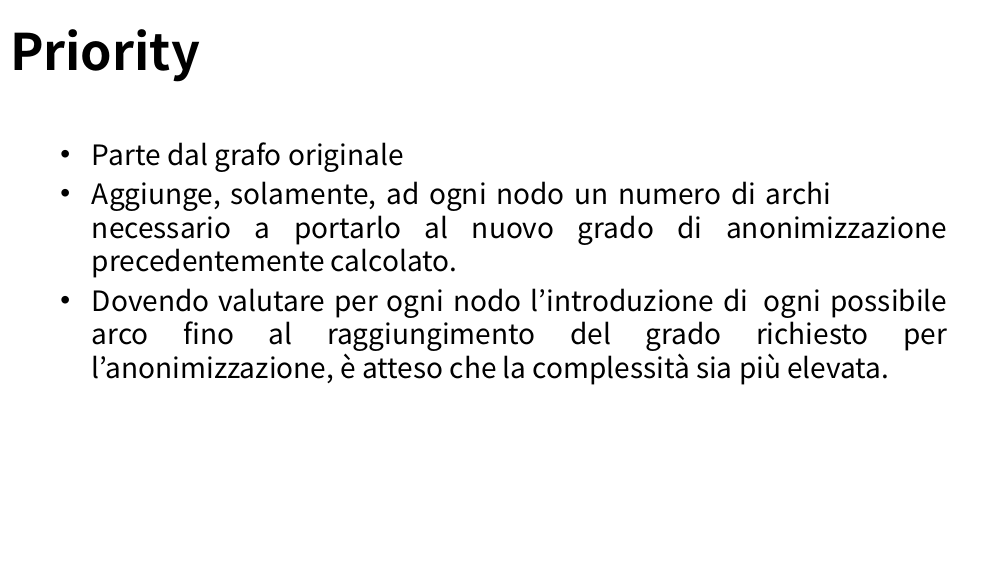
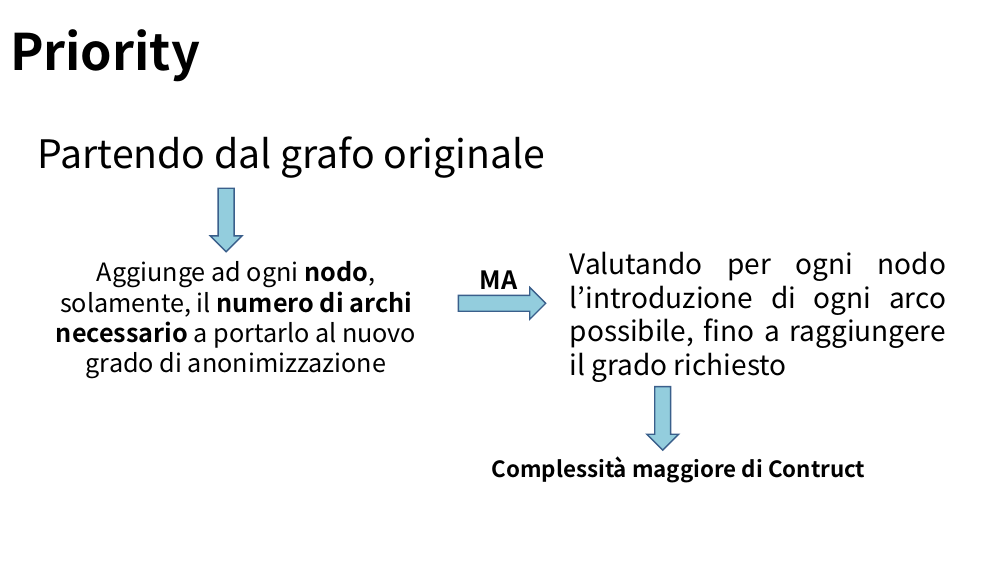
Before and after one commit to Navypowder/DP-P-project, a slide deck: slide 13 of Presentation/Towards_Identity_Anonymization_on_graph(K-degree anonymization).pptx. Drawn at 1008x567 pixels with LibreOffice and Linux fonts; fonts in the diff are those of the drawing; background and template pictures are left out. Boxes give left, top, right and bottom in pixels: in the first picture for what was removed or moved away, otherwise in the second. Text is boxed around its words. In the diff, an @@ line names an element or a change of style, - is before the commit and + after.

```diff
--- a/Presentation/Towards_Identity_Anonymization_on_graph(K-degree anonymization).pptx
+++ b/Presentation/Towards_Identity_Anonymization_on_graph(K-degree anonymization).pptx
@@ text added at [38, 136, 545, 178], 28 pt, text #000000 @@
+Partendo dal grafo originale
@@ left arrow added at [211, 188, 242, 252], fill #93CDDD, outline #3A5F8C 1 pt @@
@@ text added at [56, 261, 416, 378], 18 pt, text #000000 @@
+Aggiunge ad ogni nodo, solamente, il numero di archi necessario a portarlo al nuovo grado di anonimizzazione
@@ text at [570, 251, 946, 382]: text changed @@
-• Parte dal grafo originale
-• Aggiunge, solamente, ad ogni nodo un numero di archi necessario a portarlo al nuovo grado di anonimizzazione precedentemente calcolato.
-• Dovendo valutare per ogni nodo l’introduzione di ogni possibile arco fino al raggiungimento del grado richiesto per l’anonimizzazione, è atteso che la complessità sia più elevata.
+Valutando per ogni nodo l’introduzione di ogni arco possibile, fino a raggiungere il grado richiesto
@@ left arrow added at [459, 287, 546, 319], fill #93CDDD, outline #3A5F8C 1 pt @@
@@ text added at [480, 270, 518, 295], 18 pt, text #000000, bold @@
+MA
@@ left arrow added at [647, 386, 678, 450], fill #93CDDD, outline #3A5F8C 1 pt @@
@@ text added at [492, 456, 865, 483], 16 pt, text #000000, bold @@
+Complessità maggiore di Contruct
```
Also in this commit, not shown: 8 other slides changed, 5 slides added.
